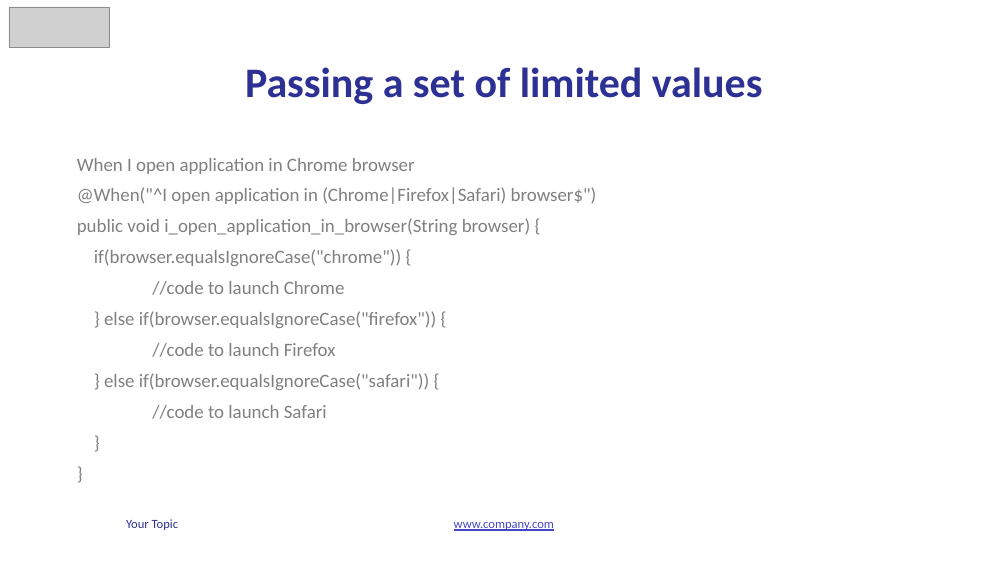
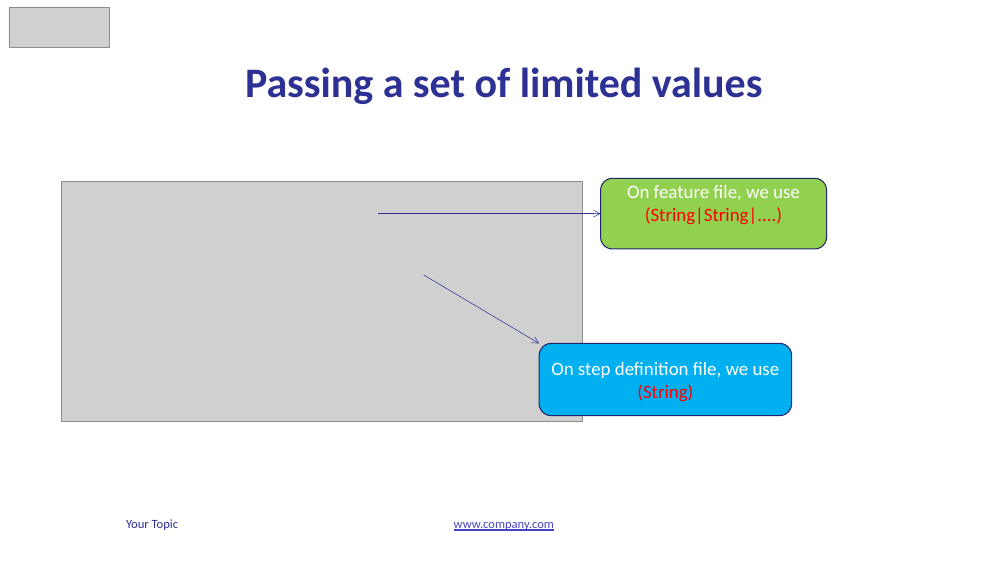
Before and after one commit to vunguyen2588/Cucumber, a slide deck: slide 20 of b4uconference_cucumber_slide.pptx. Drawn at 1008x567 pixels with LibreOffice and Linux fonts; fonts in the diff are those of the drawing; grey boxes stand for pictures. Boxes give left, top, right and bottom in pixels: in the first picture for what was removed or moved away, otherwise in the second. Text is boxed around its words. In the diff, an @@ line names an element or a change of style, - is before the commit and + after.

```diff
--- a/b4uconference_cucumber_slide.pptx
+++ b/b4uconference_cucumber_slide.pptx
@@ text removed at (77, 158, 597, 419) @@
-When I open application in Chrome browser
-@When("^I open application in (Chrome|Firefox|Safari) browser$")
-public void i_open_application_in_browser(String browser) {
-if(browser.equalsIgnoreCase("chrome")) {
-//code to launch Chrome
-} else if(browser.equalsIgnoreCase("firefox")) {
-//code to launch Firefox
-} else if(browser.equalsIgnoreCase("safari")) {
-//code to launch Safari
-}
-}
@@ rounded rectangle added at (601, 178, 827, 249), fill #92D050, outline #21246D 1 pt, 18 pt, text #FF0000 @@
+On feature file, we use (String|String|....)
@@ picture added at (61, 181, 582, 421) @@
@@ arrow added from (378, 214) to (601, 214), #2D3194 0.5 pt @@
@@ arrow added from (423, 275) to (539, 343), #2D3194 0.5 pt @@
@@ rounded rectangle added at (539, 343, 792, 416), fill #00B0F0, outline #21246D 1 pt, 18 pt, text #FFFFFF @@
+On step definition file, we use (String)
```
Also in this commit, not shown: 7 other slides changed, 5 other files.
